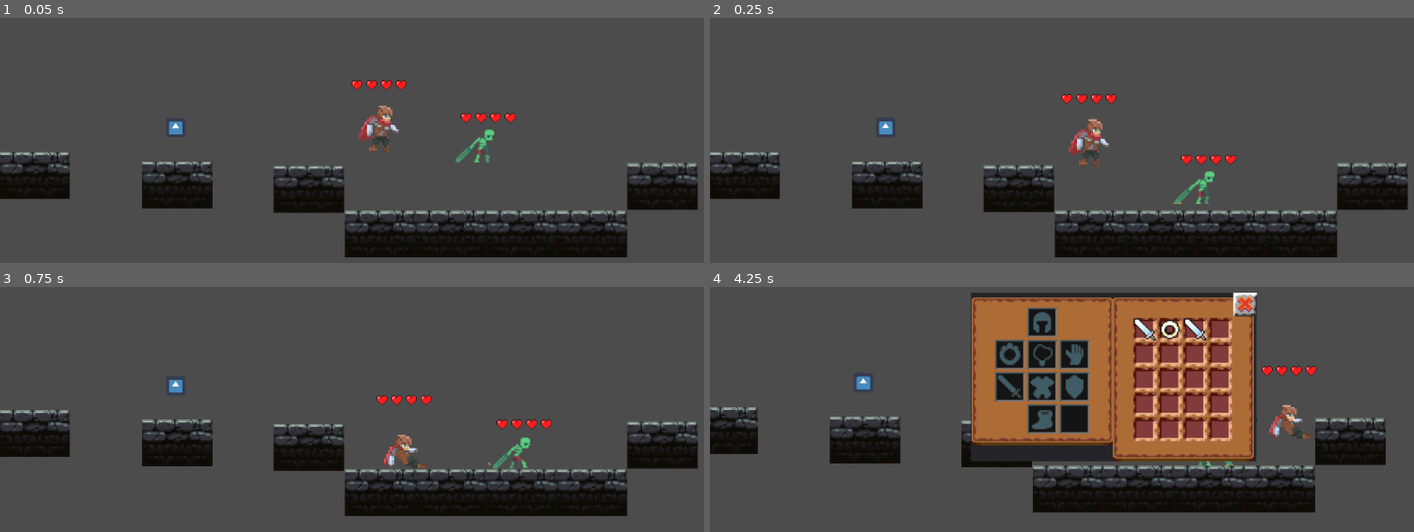
Above: before the commit, frames 1-4 (two rows, left to right).
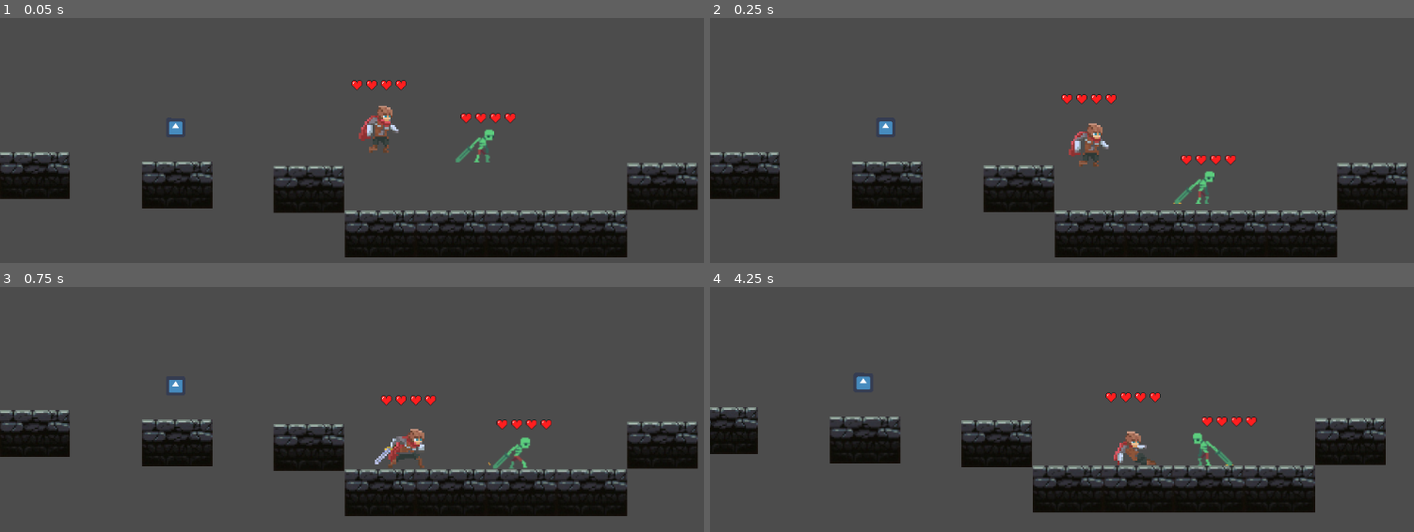
Above: after the commit, the same moments.

Repository: Majlo001/GodotGame
Game: Godot game, scene res://World.tscn
Same seed, same stepped clock (60 frames per second), same inputs: the game is played once before the commit and once after it. The engine's default icon, where the game draws it, is replaced by a stand-in: a white triangle on a blue panel in a dark square.
Inputs (mouse positions are in pixels of both pictures, inside the frame that each line leads up to):
- Up to frame 1 (0.05 s): no input
- Up to frame 2 (0.25 s): no input
- Up to frame 3 (0.75 s): tap Enter at 0.5 s; move the mouse to (542, 367) at 0.52 s; hold D (move_right) from 0.53 s (still down); hold S (action_slide) from 0.53 s (still down); tap Space (action_attack) at 0.6 s; click (542, 367) at 0.67 s
- Up to frame 4 (4.25 s): tap W (action_jump) at 0.77, 1.52, 3.02, 3.77 s; move the mouse to (935, 411) at 1.27 s; release S (action_slide) at 1.28 s; tap S (action_slide) at 1.35, 2.85 s; tap Space (action_attack) at 1.55, 2.1, 3.05, 3.6 s; move the mouse to (1160, 294) at 2.02 s; release D (move_right) at 2.03 s; hold A (move_left) 2.03-2.78 s; hold S (action_slide) 2.03-2.78 s; move the mouse to (1047, 478) at 2.77 s; hold D (move_right) from 2.78 s (still down); click (1047, 478) at 2.92 s; move the mouse to (1315, 456) at 3.52 s; hold S (action_slide) from 3.53 s (still down); tap I (action_inventory) at 4.15 s

Frame 1 is identical in both runs. In frame 2, 0.4% of the frame differs, in the area x 50-57%, y 40-60%; in frame 3, 0.8%; in frame 4, 27%, in the area x 37-87%, y 2-73%.

Commit message:
Attaking 1.1
atak ładny ale dmg nie zadasz

Diff:
--- a/KinematicBody2D.gd
+++ b/KinematicBody2D.gd
@@ -6,85 +6,102 @@
 var JUMP = -300
 var FLOOR = Vector2(0, -1)
 
-var timer
 var attack_delay = 1
-var attack = false
+var attacking = false
+var attack_anim = null
+var anim_numb = 1
 
 var velocity = Vector2()
 
-func timing():
-	if Timer.set_timer_falue(1):
-		attack = false
 
 func get_input():
+	var friction = false
+	attack_anim = "Attack" +str(anim_numb)
+	print(anim_numb)
 
-	#atak
-	if Input.is_action_just_pressed("action_attack"):
-		attack = true
-	elif attack == true:
-		$Sprite.play("Attack")
-		timer = Timer.new()
-		timer.set_one_shot(true)
-		timer.set_wait_time(attack_delay)
-		timer.connect("timeout",self,"on_timeout_complete")
-		add_child(timer)
-		timer.start()
-		velocity.x = 0
 
-	#inventarz
-	if Input.is_action_pressed("action_inventory"):
-		var invenotry = load("inventory.tscn")
-		var node = invenotry.instance()
-		add_child(node)
-#	elif Input.is_action_pressed("action_inventory") && inv == true:
-#		inv = false
-#		remove_child(node)
+	if attacking == false:
 
-	#ruch w prawo
-	if Input.is_action_pressed("move_right"):
-		velocity.x = SPEED
-		$Sprite.flip_h = false
-		$Sprite.play("Run")
+		#ruch w prawo
+		if Input.is_action_pressed("move_right"):
+			velocity.x = SPEED
+			$Sprite.flip_h = false
+			$Sprite.play("Run")
 
-	#ruch w lewo
-	elif Input.is_action_pressed("move_left"):
-		velocity.x = -SPEED
-		$Sprite.flip_h = true
-		$Sprite.play("Run")
+		#ruch w lewo
+		elif Input.is_action_pressed("move_left"):
+			velocity.x = -SPEED
+			$Sprite.flip_h = true
+			$Sprite.play("Run")
 
-	#bezruch
-	else:
-		velocity.x = 0
-		$Sprite.play("Idle-NoSword")
+		else:
+			friction = true
 
-	#skok
-	if is_on_floor():
-		if attack ==false:
+		if is_on_floor():
+			if friction == true:
+				velocity.x = 0
+				if $Timer2.time_left > 0:
+					$Sprite.play("Idle-Sword")
+				else:
+					$Sprite.play("Idle-NoSword")
+
+		#bezruch
+#		else:
+#			velocity.x = 0
+#			$Sprite.play("Idle-NoSword")
+
+
+		#ślizg
+		if Input.is_action_pressed("action_slide"):
+			if $Sprite.flip_h == true:
+				self.velocity -= Vector2(150, 0)
+				$Sprite.play("Slide")
+			elif $Sprite.flip_h == false:
+				self.velocity += Vector2(150, 0)
+				$Sprite.play("Slide")
+
+		#skok
+		if is_on_floor():
 			if Input.is_action_just_pressed("action_jump"):
 				velocity.y = JUMP
-	else:
-		$Sprite.play("Jump")
+		else:
+			$Sprite.play("Jump")
 
-	#ślizg
-	if Input.is_action_pressed("action_slide"):
-		if $Sprite.flip_h == true:
-			velocity.x = -SSPEED
-			$Sprite.play("Slide")
-		elif $Sprite.flip_h == false:
-			velocity.x = SSPEED
-			$Sprite.play("Slide")
+			#atak
+		if Input.is_action_just_pressed("action_attack"):
+			$Timer.start()
+			$Timer2.start()
+			attack()
+
+			if $Timer.time_left > 0:
+				anim_numb += 1
+
+			if anim_numb == 4:
+				anim_numb = 1
+
+
+
 
 	velocity.y += GRAVITY
 
 	#ESC wywala gre i elo
 func _unhandled_input(event):
-    if event is InputEventKey:
-        if event.pressed and event.scancode == KEY_ESCAPE:
-            get_tree().quit()
+	if event is InputEventKey:
+		if event.pressed and event.scancode == KEY_ESCAPE:
+			get_tree().quit()
 
 
-func on_timeout_complete():
-	attack  = false
+func attack():
+	attacking = true
+	velocity.x = 0
+	if $Sprite.flip_h == false:
+		self.position += Vector2(20, 0)
+	else:
+		self.position -= Vector2(20, 0)
+	$Sprite.play(attack_anim)
+	yield($Sprite, "animation_finished")
+	attacking = false
+
 
 func _physics_process(delta):
 
@@ -92,3 +109,11 @@
 
 
 	velocity = move_and_slide(velocity,FLOOR)
+
+
+func _on_Timer_timeout():
+	anim_numb = 1
+
+
+func _on_Timer2_timeout():
+	pass # replace with function body
--- a/World.tscn
+++ b/World.tscn
@@ -7,54 +7,73 @@
 [ext_resource path="res://Individual Sprites/adventurer-run-03.png" type="Texture" id=5]
 [ext_resource path="res://Individual Sprites/adventurer-run-04.png" type="Texture" id=6]
 [ext_resource path="res://Individual Sprites/adventurer-run-05.png" type="Texture" id=7]
-[ext_resource path="res://Individual Sprites/adventurer-attack1-00.png" type="Texture" id=8]
-[ext_resource path="res://Individual Sprites/adventurer-attack1-01.png" type="Texture" id=9]
-[ext_resource path="res://Individual Sprites/adventurer-attack1-02.png" type="Texture" id=10]
-[ext_resource path="res://Individual Sprites/adventurer-attack1-03.png" type="Texture" id=11]
-[ext_resource path="res://Individual Sprites/adventurer-attack1-04.png" type="Texture" id=12]
-[ext_resource path="res://Individual Sprites/adventurer-stand-02.png" type="Texture" id=13]
-[ext_resource path="res://Individual Sprites/adventurer-stand-01.png" type="Texture" id=14]
-[ext_resource path="res://Individual Sprites/adventurer-stand-00.png" type="Texture" id=15]
-[ext_resource path="res://Individual Sprites/adventurer-slide-00.png" type="Texture" id=16]
-[ext_resource path="res://Individual Sprites/adventurer-slide-01.png" type="Texture" id=17]
-[ext_resource path="res://Individual Sprites/adventurer-idle-00.png" type="Texture" id=18]
-[ext_resource path="res://Individual Sprites/adventurer-idle-01.png" type="Texture" id=19]
-[ext_resource path="res://Individual Sprites/adventurer-idle-02.png" type="Texture" id=20]
-[ext_resource path="res://Individual Sprites/adventurer-idle-03.png" type="Texture" id=21]
-[ext_resource path="res://Individual Sprites/adventurer-jump-00.png" type="Texture" id=22]
-[ext_resource path="res://Individual Sprites/adventurer-jump-01.png" type="Texture" id=23]
-[ext_resource path="res://Individual Sprites/adventurer-jump-02.png" type="Texture" id=24]
-[ext_resource path="res://Individual Sprites/adventurer-jump-03.png" type="Texture" id=25]
-[ext_resource path="res://Individual Sprites/adventurer-idle-2-00.png" type="Texture" id=26]
-[ext_resource path="res://Individual Sprites/adventurer-idle-2-01.png" type="Texture" id=27]
-[ext_resource path="res://Individual Sprites/adventurer-idle-2-02.png" type="Texture" id=28]
-[ext_resource path="res://Individual Sprites/adventurer-idle-2-03.png" type="Texture" id=29]
-[ext_resource path="res://items/heart.png" type="Texture" id=30]
-[ext_resource path="res://brick.png" type="Texture" id=31]
-[ext_resource path="res://Zombie.gd" type="Script" id=32]
-[ext_resource path="res://undead sprite pack/TheWalkingDzban/walk1.png" type="Texture" id=33]
-[ext_resource path="res://undead sprite pack/TheWalkingDzban/walk2.png" type="Texture" id=34]
-[ext_resource path="res://undead sprite pack/TheWalkingDzban/walk3.png" type="Texture" id=35]
-[ext_resource path="res://undead sprite pack/TheWalkingDzban/walk4.png" type="Texture" id=36]
-[ext_resource path="res://undead sprite pack/TheWalkingDzban/walk5.png" type="Texture" id=37]
-[ext_resource path="res://undead sprite pack/TheWalkingDzban/walk6.png" type="Texture" id=38]
-[ext_resource path="res://undead sprite pack/TheWalkingDzban/walk7.png" type="Texture" id=39]
-[ext_resource path="res://undead sprite pack/TheWalkingDzban/walk8.png" type="Texture" id=40]
-[ext_resource path="res://undead sprite pack/TheWalkingDzban/walk9.png" type="Texture" id=41]
-[ext_resource path="res://undead sprite pack/TheWalkingDzban/walk10.png" type="Texture" id=42]
-[ext_resource path="res://undead sprite pack/TheWalkingDzban/walk11.png" type="Texture" id=43]
-[ext_resource path="res://undead sprite pack/TheWalkingDzban/walk12.png" type="Texture" id=44]
-[ext_resource path="res://undead sprite pack/TheWalkingDzban/walk13.png" type="Texture" id=45]
-[ext_resource path="res://undead sprite pack/TheWalkingDzban/walk14.png" type="Texture" id=46]
-[ext_resource path="res://undead sprite pack/TheWalkingDzban/walk15.png" type="Texture" id=47]
-[ext_resource path="res://undead sprite pack/TheWalkingDzban/walk16.png" type="Texture" id=48]
-[ext_resource path="res://undead sprite pack/TheWalkingDzban/walk17.png" type="Texture" id=49]
-[ext_resource path="res://undead sprite pack/TheWalkingDzban/walk18.png" type="Texture" id=50]
-[ext_resource path="res://undead sprite pack/TheWalkingDzban/walk19.png" type="Texture" id=51]
-[ext_resource path="res://undead sprite pack/TheWalkingDzban/walk20.png" type="Texture" id=52]
-[ext_resource path="res://Area2D.gd" type="Script" id=53]
-[ext_resource path="res://icon.png" type="Texture" id=54]
-[ext_resource path="res://background1.png" type="Texture" id=55]
+[ext_resource path="res://Individual Sprites/adventurer-stand-02.png" type="Texture" id=8]
+[ext_resource path="res://Individual Sprites/adventurer-stand-01.png" type="Texture" id=9]
+[ext_resource path="res://Individual Sprites/adventurer-stand-00.png" type="Texture" id=10]
+[ext_resource path="res://Individual Sprites/adventurer-slide-00.png" type="Texture" id=11]
+[ext_resource path="res://Individual Sprites/adventurer-slide-01.png" type="Texture" id=12]
+[ext_resource path="res://Individual Sprites/adventurer-idle-00.png" type="Texture" id=13]
+[ext_resource path="res://Individual Sprites/adventurer-idle-01.png" type="Texture" id=14]
+[ext_resource path="res://Individual Sprites/adventurer-idle-02.png" type="Texture" id=15]
+[ext_resource path="res://Individual Sprites/adventurer-idle-03.png" type="Texture" id=16]
+[ext_resource path="res://Individual Sprites/adventurer-jump-00.png" type="Texture" id=17]
+[ext_resource path="res://Individual Sprites/adventurer-jump-01.png" type="Texture" id=18]
+[ext_resource path="res://Individual Sprites/adventurer-jump-02.png" type="Texture" id=19]
+[ext_resource path="res://Individual Sprites/adventurer-jump-03.png" type="Texture" id=20]
+[ext_resource path="res://Individual Sprites/adventurer-idle-2-00.png" type="Texture" id=21]
+[ext_resource path="res://Individual Sprites/adventurer-idle-2-01.png" type="Texture" id=22]
+[ext_resource path="res://Individual Sprites/adventurer-idle-2-02.png" type="Texture" id=23]
+[ext_resource path="res://Individual Sprites/adventurer-idle-2-03.png" type="Texture" id=24]
+[ext_resource path="res://Individual Sprites/adventurer-attack1-00.png" type="Texture" id=25]
+[ext_resource path="res://Individual Sprites/adventurer-attack1-01.png" type="Texture" id=26]
+[ext_resource path="res://Individual Sprites/adventurer-attack1-02.png" type="Texture" id=27]
+[ext_resource path="res://Individual Sprites/adventurer-attack1-03.png" type="Texture" id=28]
+[ext_resource path="res://Individual Sprites/adventurer-attack1-04.png" type="Texture" id=29]
+[ext_resource path="res://Individual Sprites/adventurer-attack2-00.png" type="Texture" id=30]
+[ext_resource path="res://Individual Sprites/adventurer-attack2-01.png" type="Texture" id=31]
+[ext_resource path="res://Individual Sprites/adventurer-attack2-02.png" type="Texture" id=32]
+[ext_resource path="res://Individual Sprites/adventurer-attack2-03.png" type="Texture" id=33]
+[ext_resource path="res://Individual Sprites/adventurer-attack2-04.png" type="Texture" id=34]
+[ext_resource path="res://Individual Sprites/adventurer-attack2-05.png" type="Texture" id=35]
+[ext_resource path="res://Individual Sprites/adventurer-die-00.png" type="Texture" id=36]
+[ext_resource path="res://Individual Sprites/adventurer-die-01.png" type="Texture" id=37]
+[ext_resource path="res://Individual Sprites/adventurer-die-02.png" type="Texture" id=38]
+[ext_resource path="res://Individual Sprites/adventurer-die-03.png" type="Texture" id=39]
+[ext_resource path="res://Individual Sprites/adventurer-die-04.png" type="Texture" id=40]
+[ext_resource path="res://Individual Sprites/adventurer-die-05.png" type="Texture" id=41]
+[ext_resource path="res://Individual Sprites/adventurer-die-06.png" type="Texture" id=42]
+[ext_resource path="res://Individual Sprites/adventurer-attack3-00.png" type="Texture" id=43]
+[ext_resource path="res://Individual Sprites/adventurer-attack3-01.png" type="Texture" id=44]
+[ext_resource path="res://Individual Sprites/adventurer-attack3-02.png" type="Texture" id=45]
+[ext_resource path="res://Individual Sprites/adventurer-attack3-03.png" type="Texture" id=46]
+[ext_resource path="res://Individual Sprites/adventurer-attack3-04.png" type="Texture" id=47]
+[ext_resource path="res://Individual Sprites/adventurer-attack3-05.png" type="Texture" id=48]
+[ext_resource path="res://items/heart.png" type="Texture" id=49]
+[ext_resource path="res://brick.png" type="Texture" id=50]
+[ext_resource path="res://Zombie.gd" type="Script" id=51]
+[ext_resource path="res://undead sprite pack/TheWalkingDzban/walk1.png" type="Texture" id=52]
+[ext_resource path="res://undead sprite pack/TheWalkingDzban/walk2.png" type="Texture" id=53]
+[ext_resource path="res://undead sprite pack/TheWalkingDzban/walk3.png" type="Texture" id=54]
+[ext_resource path="res://undead sprite pack/TheWalkingDzban/walk4.png" type="Texture" id=55]
+[ext_resource path="res://undead sprite pack/TheWalkingDzban/walk5.png" type="Texture" id=56]
+[ext_resource path="res://undead sprite pack/TheWalkingDzban/walk6.png" type="Texture" id=57]
+[ext_resource path="res://undead sprite pack/TheWalkingDzban/walk7.png" type="Texture" id=58]
+[ext_resource path="res://undead sprite pack/TheWalkingDzban/walk8.png" type="Texture" id=59]
+[ext_resource path="res://undead sprite pack/TheWalkingDzban/walk9.png" type="Texture" id=60]
+[ext_resource path="res://undead sprite pack/TheWalkingDzban/walk10.png" type="Texture" id=61]
+[ext_resource path="res://undead sprite pack/TheWalkingDzban/walk11.png" type="Texture" id=62]
+[ext_resource path="res://undead sprite pack/TheWalkingDzban/walk12.png" type="Texture" id=63]
+[ext_resource path="res://undead sprite pack/TheWalkingDzban/walk13.png" type="Texture" id=64]
+[ext_resource path="res://undead sprite pack/TheWalkingDzban/walk14.png" type="Texture" id=65]
+[ext_resource path="res://undead sprite pack/TheWalkingDzban/walk15.png" type="Texture" id=66]
+[ext_resource path="res://undead sprite pack/TheWalkingDzban/walk16.png" type="Texture" id=67]
+[ext_resource path="res://undead sprite pack/TheWalkingDzban/walk17.png" type="Texture" id=68]
+[ext_resource path="res://undead sprite pack/TheWalkingDzban/walk18.png" type="Texture" id=69]
+[ext_resource path="res://undead sprite pack/TheWalkingDzban/walk19.png" type="Texture" id=70]
+[ext_resource path="res://undead sprite pack/TheWalkingDzban/walk20.png" type="Texture" id=71]
+[ext_resource path="res://Area2D.gd" type="Script" id=72]
+[ext_resource path="res://icon.png" type="Texture" id=73]
+[ext_resource path="res://background1.png" type="Texture" id=74]
 
 [sub_resource type="SpriteFrames" id=1]
 
@@ -64,30 +83,45 @@
 "name": "Run",
 "speed": 7.0
 }, {
-"frames": [ ExtResource( 8 ), ExtResource( 9 ), ExtResource( 10 ), ExtResource( 11 ), ExtResource( 12 ) ],
-"loop": true,
-"name": "Attack",
-"speed": 5.0
-}, {
-"frames": [ ExtResource( 13 ), ExtResource( 14 ), ExtResource( 15 ), ExtResource( 16 ), ExtResource( 17 ), ExtResource( 15 ), ExtResource( 14 ), ExtResource( 13 ) ],
+"frames": [ ExtResource( 8 ), ExtResource( 9 ), ExtResource( 10 ), ExtResource( 11 ), ExtResource( 12 ), ExtResource( 10 ), ExtResource( 9 ), ExtResource( 8 ) ],
 "loop": true,
 "name": "Slide",
 "speed": 5.0
 }, {
-"frames": [ ExtResource( 18 ), ExtResource( 19 ), ExtResource( 20 ), ExtResource( 21 ) ],
+"frames": [ ExtResource( 13 ), ExtResource( 14 ), ExtResource( 15 ), ExtResource( 16 ) ],
 "loop": true,
 "name": "Idle-NoSword",
 "speed": 4.0
 }, {
-"frames": [ ExtResource( 22 ), ExtResource( 23 ), ExtResource( 24 ), ExtResource( 25 ), ExtResource( 24 ), ExtResource( 23 ), ExtResource( 22 ) ],
-"loop": true,
+"frames": [ ExtResource( 17 ), ExtResource( 18 ), ExtResource( 19 ), ExtResource( 20 ), ExtResource( 19 ), ExtResource( 18 ), ExtResource( 17 ) ],
+"loop": false,
 "name": "Jump",
 "speed": 5.0
 }, {
-"frames": [ ExtResource( 26 ), ExtResource( 27 ), ExtResource( 28 ), ExtResource( 29 ) ],
+"frames": [ ExtResource( 21 ), ExtResource( 22 ), ExtResource( 23 ), ExtResource( 24 ) ],
 "loop": true,
 "name": "Idle-Sword",
 "speed": 4.0
+}, {
+"frames": [ ExtResource( 25 ), ExtResource( 26 ), ExtResource( 27 ), ExtResource( 28 ), ExtResource( 29 ) ],
+"loop": true,
+"name": "Attack1",
+"speed": 10.0
+}, {
+"frames": [ ExtResource( 30 ), ExtResource( 31 ), ExtResource( 32 ), ExtResource( 33 ), ExtResource( 34 ), ExtResource( 35 ) ],
+"loop": true,
+"name": "Attack2",
+"speed": 10.0
+}, {
+"frames": [ ExtResource( 36 ), ExtResource( 37 ), ExtResource( 38 ), ExtResource( 39 ), ExtResource( 40 ), ExtResource( 41 ), ExtResource( 42 ) ],
+"loop": true,
+"name": "Die",
+"speed": 5.0
+}, {
+"frames": [ ExtResource( 43 ), ExtResource( 44 ), ExtResource( 45 ), ExtResource( 46 ), ExtResource( 47 ), ExtResource( 48 ) ],
+"loop": true,
+"name": "Attack3",
+"speed": 10.0
 } ]
 
 [sub_resource type="RectangleShape2D" id=2]
@@ -140,7 +174,8 @@
 position = Vector2( 463, 275.24 )
 scale = Vector2( 2.68, 2.68 )
 frames = SubResource( 1 )
-animation = "Idle-NoSword"
+animation = "Attack3"
+frame = 1
 
 [node name="CollisionShape2D" type="CollisionShape2D" parent="Janek" index="1"]
 
@@ -157,6 +192,7 @@
 
 [node name="Camera2D" type="Camera2D" parent="Janek" index="3"]
 
+editor/display_folded = true
 position = Vector2( 459.796, 280.248 )
 anchor_mode = 1
 rotating = false
@@ -179,20 +215,21 @@
 drag_margin_bottom = 0.2
 editor_draw_screen = true
 editor_draw_limits = false
-editor_draw_drag_margin = false
-_sections_unfolded = [ "Limit", "Smoothing" ]
+editor_draw_drag_margin = true
+_sections_unfolded = [ "Drag Margin", "Editor" ]
 
 [node name="TileMap" type="TileMap" parent="Janek/Camera2D" index="0"]
 
+editor/display_folded = true
 mode = 0
-tile_set = SubResource( 7 )
+tile_set = SubResource( 3 )
 cell_size = Vector2( 16, 16 )
 cell_quadrant_size = 16
 cell_custom_transform = Transform2D( 1, 0, 0, 1, 0, 0 )
 cell_half_offset = 2
-cell_tile_origin = 0
+cell_tile_origin = 1
 cell_y_sort = false
-cell_clip_uv = false
+cell_clip_uv = true
 collision_use_kinematic = false
 collision_friction = 1.0
 collision_bounce = 0.0
@@ -241,9 +278,9 @@
 mouse_default_cursor_shape = 0
 size_flags_horizontal = 1
 size_flags_vertical = 1
-texture = ExtResource( 30 )
+texture = ExtResource( 49 )
 stretch_mode = 0
-_sections_unfolded = [ "Rect" ]
+_sections_unfolded = [ "Grow Direction", "Rect" ]
 
 [node name="heart3" type="TextureRect" parent="Janek/Camera2D/TileMap" index="2"]
 
@@ -283,9 +320,23 @@
 mouse_default_cursor_shape = 0
 size_flags_horizontal = 1
 size_flags_vertical = 1
-texture = ExtResource( 30 )
+texture = ExtResource( 49 )
 stretch_mode = 0
 _sections_unfolded = [ "Rect" ]
+
+[node name="Timer" type="Timer" parent="Janek" index="4"]
+
+process_mode = 1
+wait_time = 1.0
+one_shot = true
+autostart = false
+
+[node name="Timer2" type="Timer" parent="Janek" index="5"]
+
+process_mode = 1
+wait_time = 4.0
+one_shot = true
+autostart = false
 
 [node name="StaticBody2D" type="StaticBody2D" parent="." index="1"]
 
@@ -463,28 +514,29 @@
 [node name="brick" type="Sprite" parent="StaticBody2D8" index="0"]
 
 position = Vector2( 750.147, 367.806 )
-texture = ExtResource( 31 )
+texture = ExtResource( 50 )
 
 [node name="CollisionShape2D" type="CollisionShape2D" parent="StaticBody2D8" index="1"]
 
 position = Vector2( 750.183, 368.002 )
 scale = Vector2( 4.79764, 3.19924 )
-shape = SubResource( 3 )
+shape = SubResource( 4 )
 
 [node name="Zombie" type="KinematicBody2D" parent="." index="9"]
 
+editor/display_folded = true
 position = Vector2( -178.604, -38.9727 )
 input_pickable = false
 collision_layer = 1
 collision_mask = 1
 collision/safe_margin = 0.08
-script = ExtResource( 32 )
+script = ExtResource( 51 )
 
 [node name="Sprite" type="AnimatedSprite" parent="Zombie" index="0"]
 
 position = Vector2( 765.925, 343.939 )
 scale = Vector2( 1.78188, 1.78188 )
-frames = SubResource( 4 )
+frames = SubResource( 5 )
 animation = "Walk"
 frame = 4
 
@@ -665,5 +717,9 @@
 [node name="Sprite" type="Sprite" parent="ParallaxBackground/ParallaxLayer" index="0"]
 
 position = Vector2( 401.591, 313.173 )
-texture = ExtResource( 55 )
+texture = ExtResource( 74 )
 _sections_unfolded = [ "Transform" ]
+
+[connection signal="timeout" from="Janek/Timer" to="Janek" method="_on_Timer_timeout"]
+
+[connection signal="timeout" from="Janek/Timer2" to="Janek" method="_on_Timer2_timeout"]
Not shown: 18 places in World.tscn that only renumber resources
